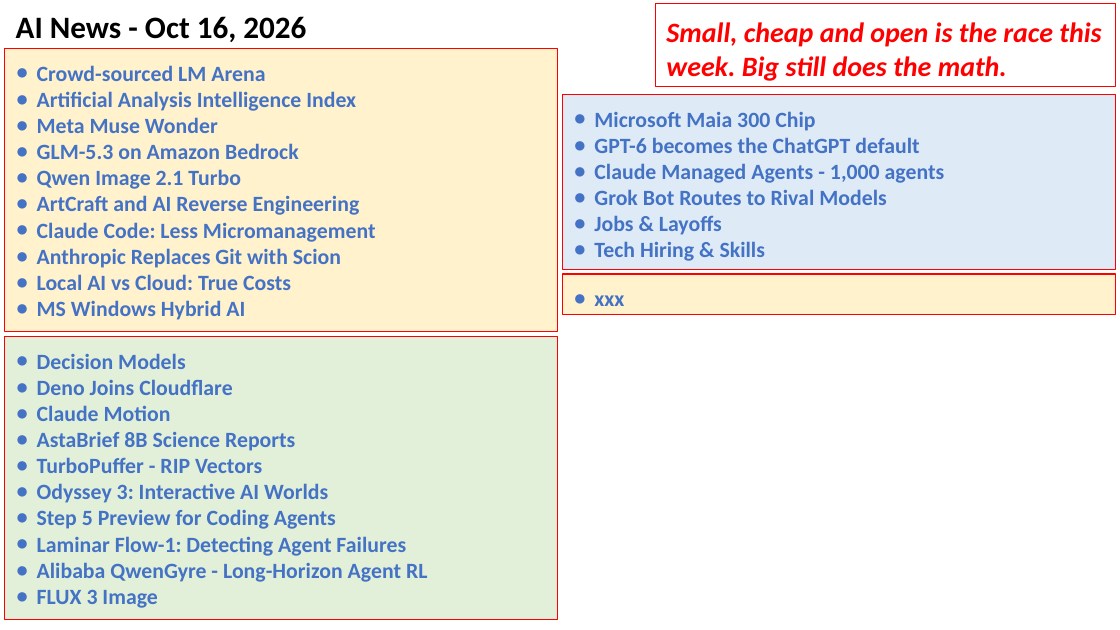
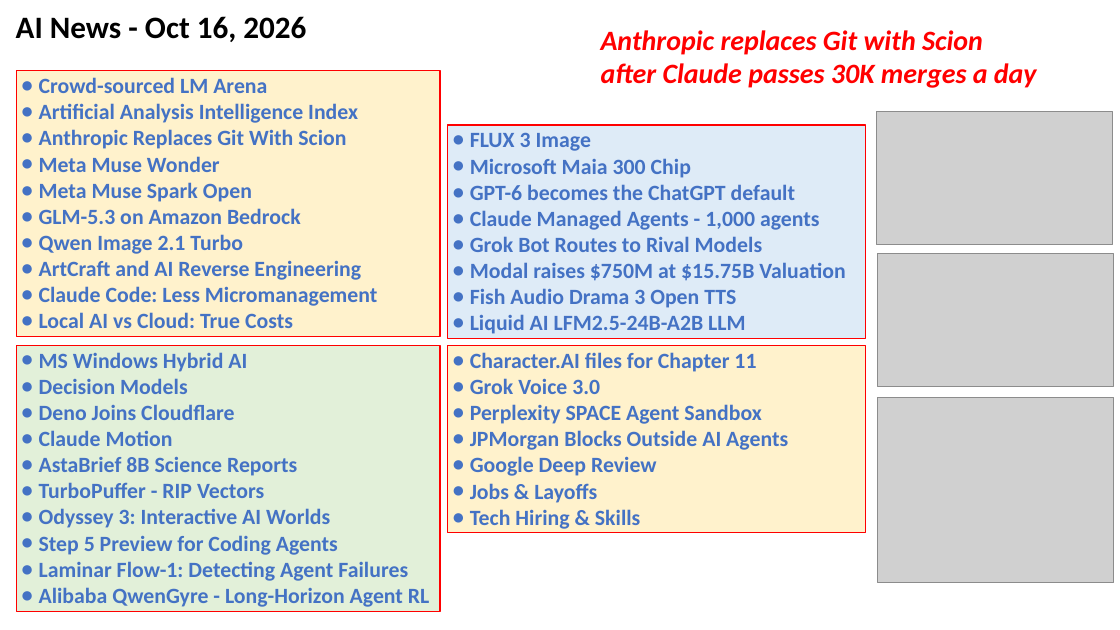
Before and after one commit to lselector/seminar, a slide deck: slide 1 of 2026/2026-10-16-AI-News.pptx. Drawn at 1120x630 pixels with LibreOffice and Linux fonts; fonts in the diff are those of the drawing; grey boxes stand for pictures. Boxes give left, top, right and bottom in pixels: in the first picture for what was removed or moved away, otherwise in the second. Text is boxed around its words. In the diff, an @@ line names an element or a change of style, - is before the commit and + after.

```diff
--- a/2026/2026-10-16-AI-News.pptx
+++ b/2026/2026-10-16-AI-News.pptx
@@ rectangle removed at [655, 3, 1116, 86] @@
-Small, cheap and open is the race this week. Big still does the math.
@@ text added at [601, 30, 1037, 88], 18 pt, text #FF0000, bold, italic @@
+Anthropic replaces Git with Scion
+after Claude passes 30K merges a day
@@ rectangle "Crowd-sourced LM Arena": place and size @@
-rectangle "Crowd-sourced LM Arena" at [4, 48, 558, 332]
+rectangle "Crowd-sourced LM Arena" at [17, 71, 440, 337]
@@ text in rectangle at [39, 77, 378, 328]: indent changed @@
@@ picture added at [876, 111, 1112, 244] @@
@@ text in rectangle at [39, 129, 346, 149]: paragraph added @@
+● Anthropic Replaces Git With Scion
@@ rectangle "FLUX 3 Image": place and size @@
-rectangle "FLUX 3 Image" at [562, 94, 1116, 270]
+rectangle "FLUX 3 Image" at [448, 125, 866, 339]
@@ text in rectangle at [470, 133, 591, 151]: paragraph added @@
+● FLUX 3 Image
@@ text in rectangle at [470, 158, 820, 252]: indent changed @@
@@ text in rectangle at [39, 182, 252, 202]: paragraph added @@
+● Meta Muse Spark Open
@@ text in rectangle at [37, 248, 341, 268]: paragraph removed @@
-● Anthropic Replaces Git with Scion
@@ text in rectangle at [470, 262, 845, 334]: text changed @@
-● Jobs & Layoffs
-● Tech Hiring & Skills
+● Modal raises $750M at $15.75B Valuation
+● Fish Audio Drama 3 Open TTS
+● Liquid AI LFM2.5-24B-A2B LLM
@@ picture added at [877, 254, 1113, 386] @@
@@ rectangle removed at [562, 274, 1116, 315] @@
-● xxx
@@ text in rectangle at [37, 300, 245, 320]: paragraph removed @@
-● MS Windows Hybrid AI
@@ rectangle "MS Windows Hybrid AI": place and size @@
-rectangle "MS Windows Hybrid AI" at [4, 336, 558, 619]
+rectangle "MS Windows Hybrid AI" at [17, 345, 440, 612]
@@ text in rectangle at [39, 352, 247, 372]: paragraph added @@
+● MS Windows Hybrid AI
@@ rectangle added at [448, 345, 866, 532], fill #FFF2CC, outline #FF0000 0.75 pt, 14 pt, text #4472C4, bold @@
+● Character.AI files for Chapter 11
+● Grok Voice 3.0
+● Perplexity SPACE Agent Sandbox
+● JPMorgan Blocks Outside AI Agents
+● Google Deep Review
+● Jobs & Layoffs
+● Tech Hiring & Skills
@@ text in rectangle at [39, 378, 429, 607]: indent changed @@
@@ picture added at [877, 398, 1113, 584] @@
@@ text in rectangle at [37, 589, 157, 608]: paragraph removed @@
-● FLUX 3 Image
```
Also in this commit, not shown: 12 other slides changed, 5 slides added.
